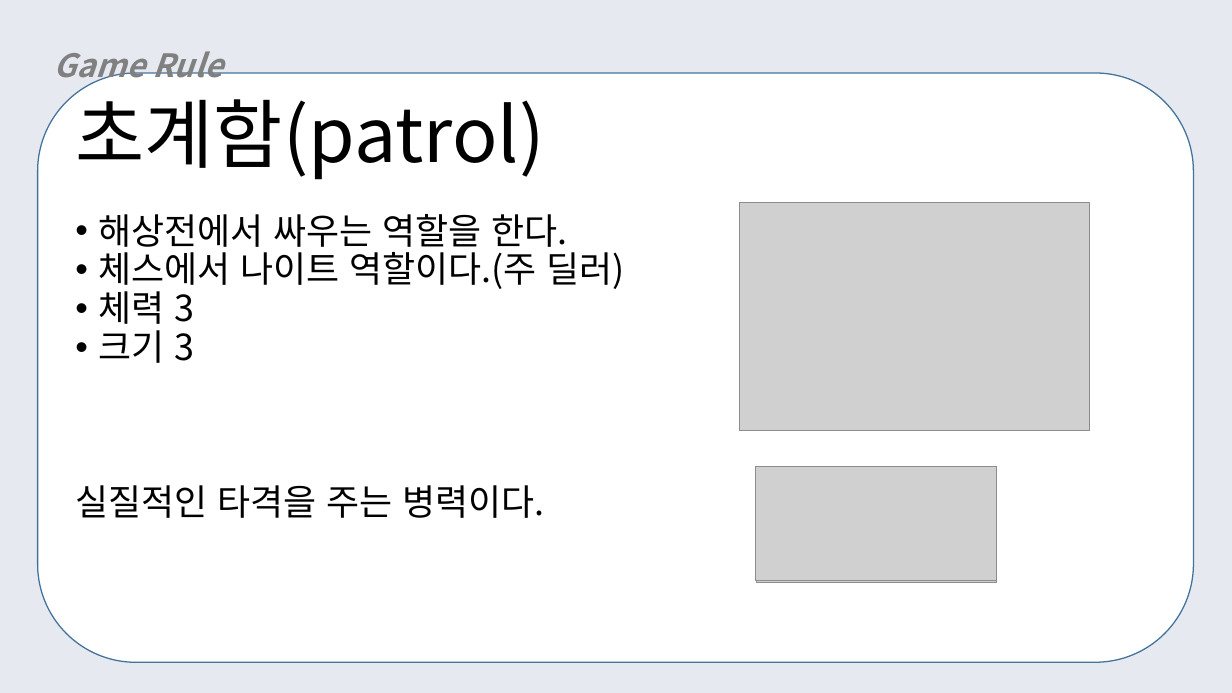
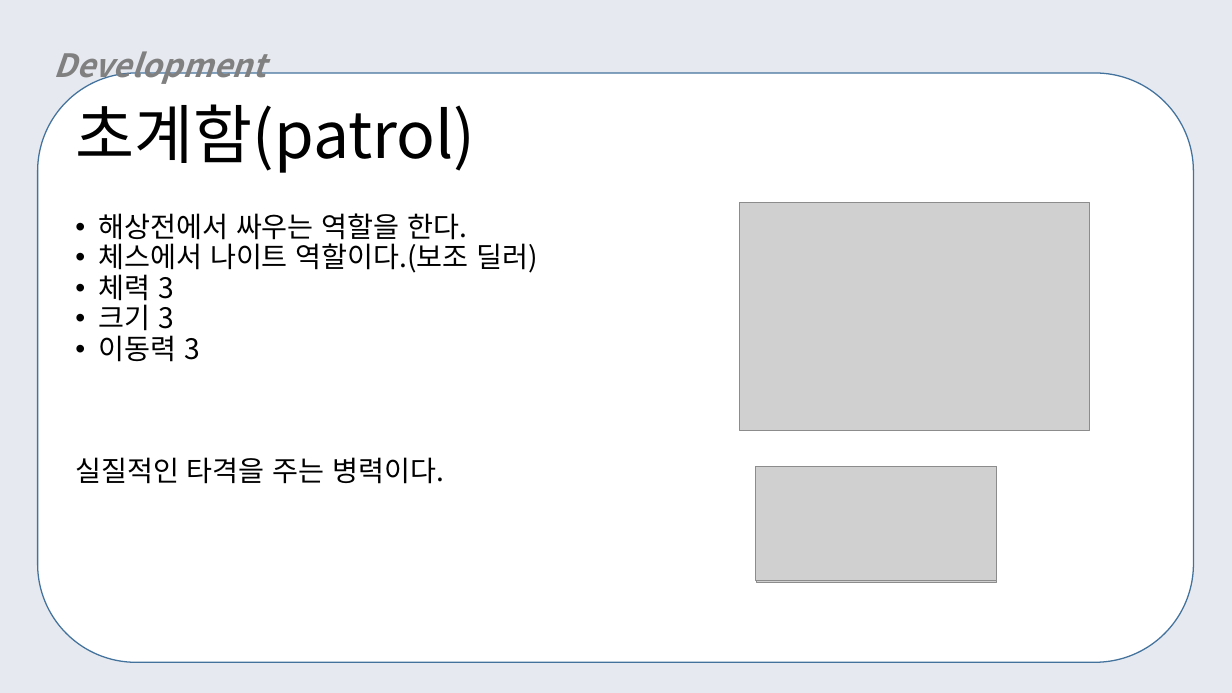
Before and after one commit to yeomyeom/OOP, a slide deck: slide 14 of ppt/객체지향프로그래밍.pptx (slide 8 before the commit). Drawn at 1232x693 pixels with LibreOffice and Linux fonts; fonts in the diff are those of the drawing; grey boxes stand for pictures. Boxes give left, top, right and bottom in pixels: in the first picture for what was removed or moved away, otherwise in the second. Text is boxed around its words. In the diff, an @@ line names an element or a change of style, - is before the commit and + after.

```diff
--- a/ppt/객체지향프로그래밍.pptx
+++ b/ppt/객체지향프로그래밍.pptx
@@ text at [53,51,265,86]: text changed @@
-Game Rule
+Development
@@ title "초계함(patrol)" at [75,93,475,173]: size 58.6 to 50 pt @@
@@ text at [75,213,467,484]: size 28 to 22 pt in "해상전에서 싸우는 역할을 한다.", "체력 3", "크기 3", "실질적인 타격을 주는 병력이다." @@
@@ text at [99,239,538,275]: text changed; size 28 to 22 pt @@
-• 체스에서 나이트 역할이다.(주 딜러)
+• 체스에서 나이트 역할이다.(보조 딜러)
@@ text at [99,335,200,362]: paragraph added @@
+• 이동력 3
```
Also in this commit, not shown: 13 other slides changed, 18 slides added, 7 slides removed.
